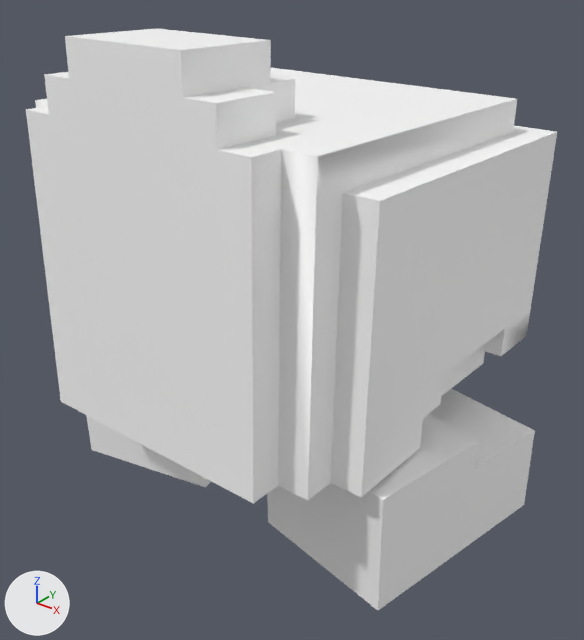
An edit to the FBX model PullProject/res/Model/Enemy/FBX/Shooter.fbx, drawn before and after from the same camera.
Camera for both pictures: a 50 mm camera at (3.81, -4.6, 3.52) aimed at (0.06, 0.09, 0.61). Arrows for +X, +Y and +Z are at lower left; the lights stay in place. The first picture is the older version.

In view in the first picture: 'BodyDown', 'BodyUpper', 'LeftFoot', 'RightFoot'.
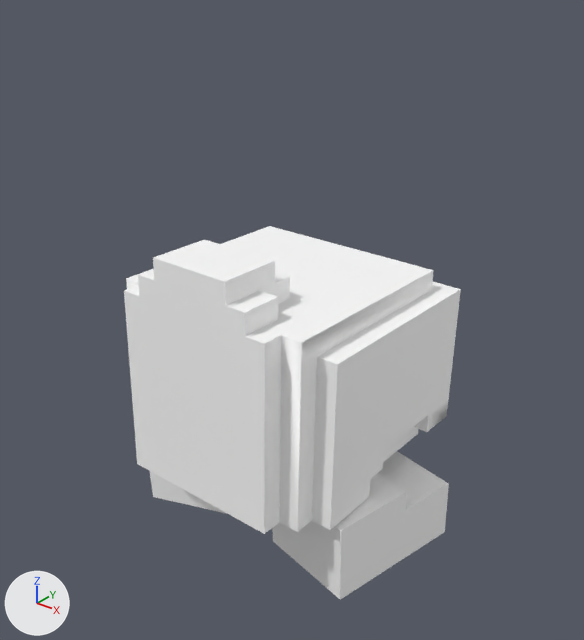
Pixel boxes [x1, y1, x2, y2] of what changed, in the pictures (584 x 640 px):
'BodyUpper', moved, rescaled (36% narrower, 35% shorter)
    before: [26, 29, 557, 503]
    after: [124, 226, 461, 534]
'RightFoot', moved, turned, rescaled
    before: [267, 389, 535, 610]
    after: [272, 451, 449, 600]
'LeftFoot', moved, turned, rescaled
    before: [86, 415, 211, 487]
    after: [150, 471, 227, 514]
'BodyDown', moved, rescaled
    before: [441, 349, 485, 396]
    after: [383, 427, 418, 462]

What changed in the scene script:
```text
Change ob_rightfoot:
    ob_rightfoot.location: (0.0, 0.0, 0.008) -> (0.0, 0.02, -0.655)
    ob_rightfoot.rotation_euler: (0.0, 0.0, 0.0) -> (-0.00145, -0.00721, -0.0289)  # degrees (0, 0, 0) -> degrees (-0.1, -0.4, -1.7)
    ob_rightfoot.scale: (1.0, 1.0, 1.0) -> (0.7, 0.7, 0.7)
Change ob_leftfoot:
    ob_leftfoot.location: (0.0, 0.0, 0.008) -> (-0.004, 0.072, -0.625)
    ob_leftfoot.rotation_euler: (0.0, 0.0, 0.0) -> (-0.00748, -0.0361, 0.103)  # degrees (0, 0, 0) -> degrees (-0.4, -2.1, 5.9)
    ob_leftfoot.scale: (1.0, 1.0, 1.0) -> (0.7, 0.7, 0.7)
Change ob_bodydown:
    ob_bodydown.location: (0.0, 0.0, 0.008) -> (0.0, 0.0, -0.65)
    ob_bodydown.scale: (1.0, 1.0, 1.0) -> (0.7, 0.7, 0.7)
Change ob_bodyupper:
    ob_bodyupper.location: (0.0, 0.0, 0.008) -> (0.0, 0.0, -0.65)
    ob_bodyupper.scale: (1.0, 1.0, 1.0) -> (0.7, 0.7, 0.7)
```
